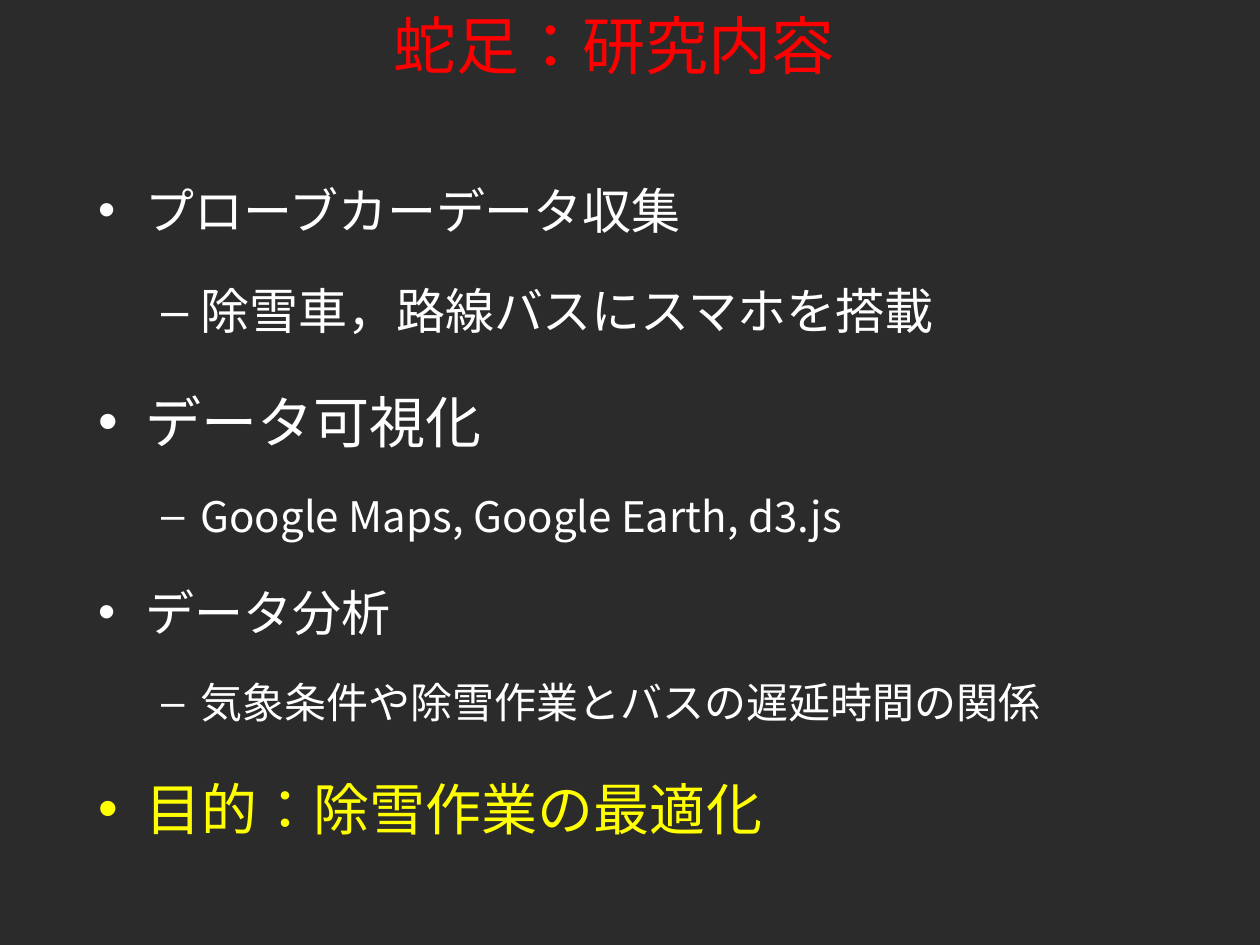
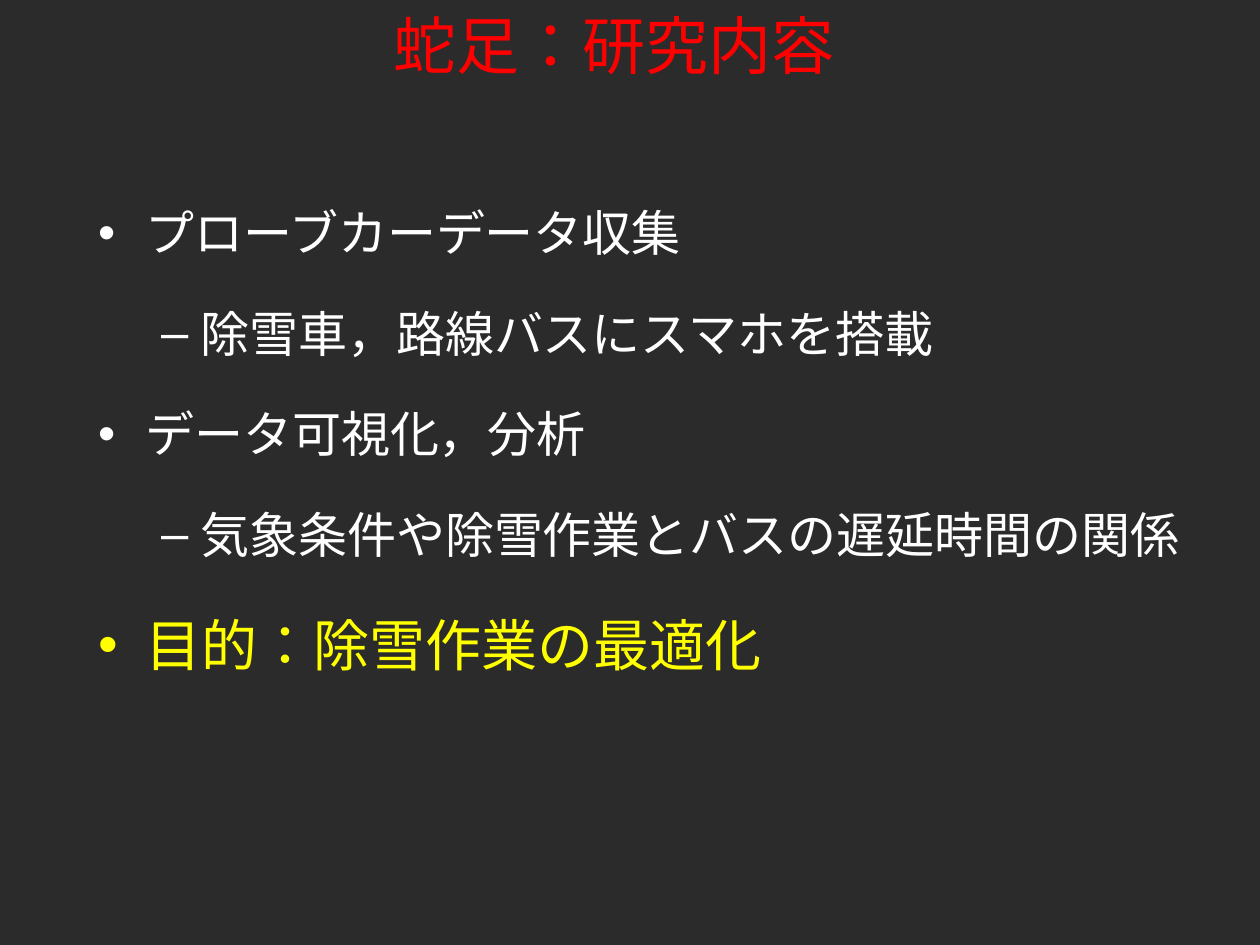
Before and after one commit to tkhrmeme/SapporoSchoolFlu, a slide deck: slide 24 of foss4g_hokkaido_2015_endo.ppt. Drawn at 1260x945 pixels with LibreOffice and Linux fonts; fonts in the diff are those of the drawing; background and template pictures are left out; a plain dark background stands for a picture behind light text. Boxes give left, top, right and bottom in pixels: in the first picture for what was removed or moved away, otherwise in the second. Text is boxed around its words. In the diff, an @@ line names an element or a change of style, - is before the commit and + after.

```diff
--- a/foss4g_hokkaido_2015_endo.ppt
+++ b/foss4g_hokkaido_2015_endo.ppt
@@ text at box(145, 410, 585, 457): text changed; size 24 to 28 pt @@
-• データ可視化
-  – Google Maps, Google Earth, d3.js
-• データ分析
+• データ可視化，分析
@@ text at box(201, 511, 1180, 557): size 24 to 28 pt in "気象条件や除雪作業とバスの遅延時間の関係"; more space between paragraphs @@
```
Also in this commit, not shown: 5 other slides changed.
